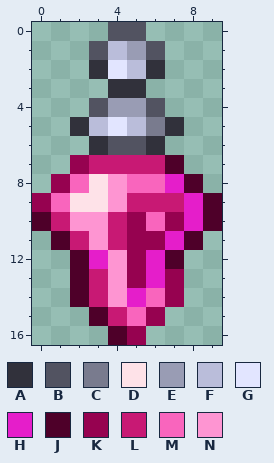
File history of a pixel-art sprite, Items/Potions/JumpBoostPotion.png. That is the earlier state.
The file is 20x34 pixels, drawn in blocks of 2x2; one block is one cell here.
Palette (. is transparent): A #31313b  B #525361  C #797b8e  D #fee2e8  E #999cb4  F #babdda  G #e2e5ff  H #e51eca  J #4e0029  K #960250  L #c81974  M #f965bd  N #fe95d2
The result:
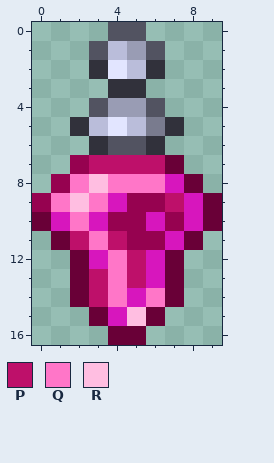
Colours new in this view: P #be106a  Q #ff76c8  R #ffbee1
Diff:
colour H: #e51eca -> #d716bd
colour J: #4e0029 -> #690037
y 7: x 3..6 LLLL -> PPPP
y 8: x 2..6 MDNMM -> QRQQQ
y 9: x 1..7 MDDNLLL -> QRQHKKP
y 10: x 1..4 LNNL -> HQHK; x 6 M -> H
y 11: x 2..4 LNL -> PQP
y 12: x 4..5 NK -> QP
y 13: x 3..5 LNK -> PQP; x 7 K -> J
y 14: x 3..4 LN -> PQ; x 6..7 MK -> QJ
y 15: x 4..6 LMK -> HRJ
y 16: x 5 K -> J
